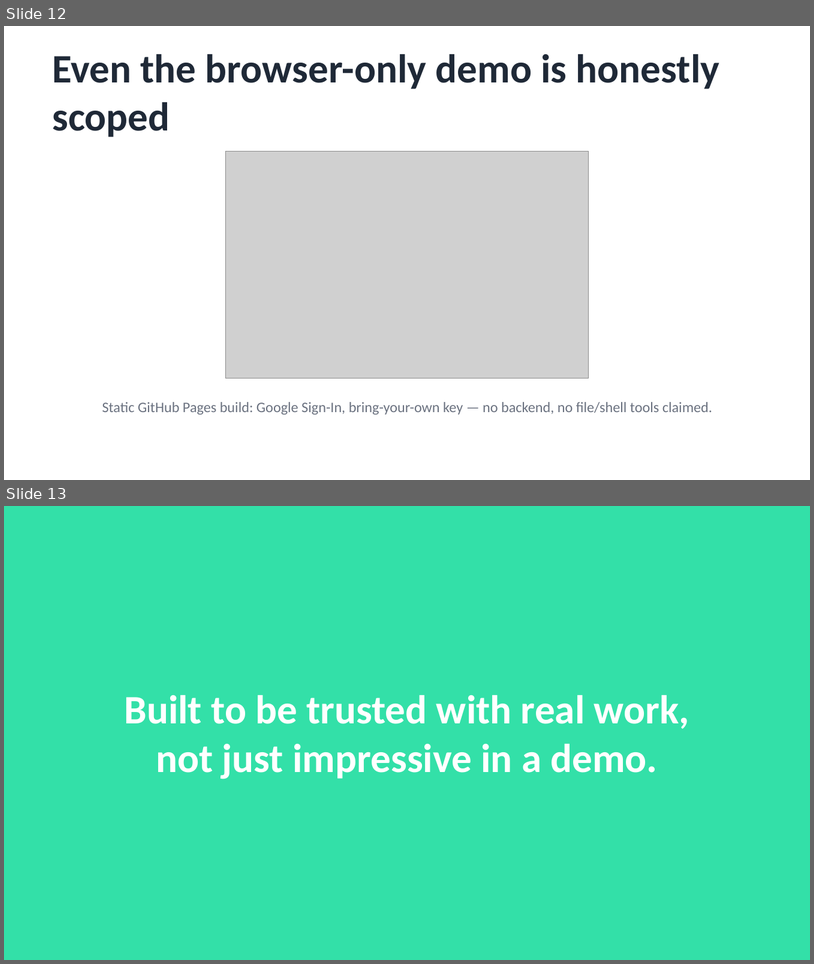
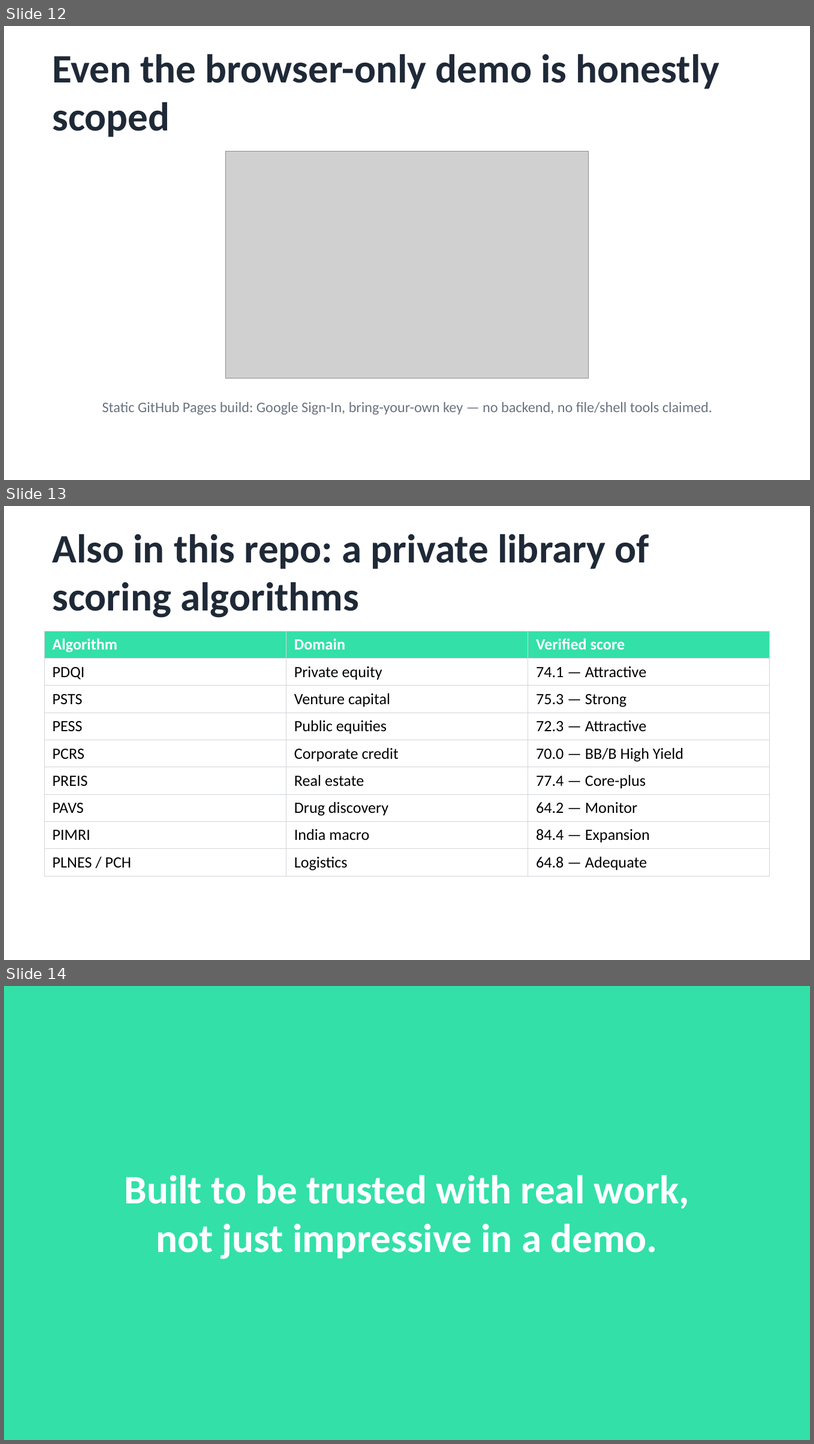
Before and after one commit to nishantsprabhakar/codingagent, a slide deck: docs/assets/Wrexlyn-Pitch-Deck.pptx. Shown one above the other, each under a label of ours: slides 12 and 13 before the commit, slides 12, 13 and 14 after it. The pictures are 814x964 and 814x1444 pixels, drawn with LibreOffice and Linux fonts; fonts in the diff are those of the drawing; grey boxes stand for pictures. Boxes give left, top, right and bottom in pixels: in the first picture for what was removed or moved away, otherwise in the second. Text is boxed around its words. In the diff, an @@ line names an element or a change of style, - is before the commit and + after.

```diff
--- a/docs/assets/Wrexlyn-Pitch-Deck.pptx
+++ b/docs/assets/Wrexlyn-Pitch-Deck.pptx
@@ slide 13 added at (4, 506, 810, 960), background #FFFFFF @@
@@ text added at (52, 534, 650, 618), 36 pt, text #1F2937, bold @@
+Also in this repo: a private library of scoring algorithms
@@ table added at (44, 631, 770, 873), 9 rows, 3 columns @@
+Algorithm | Domain | Verified score
+PDQI | Private equity | 74.1 — Attractive
+PSTS | Venture capital | 75.3 — Strong
+PESS | Public equities | 72.3 — Attractive
+PCRS | Corporate credit | 70.0 — BB/B High Yield
+PREIS | Real estate | 77.4 — Core-plus
+PAVS | Drug discovery | 64.2 — Monitor
+PIMRI | India macro | 84.4 — Expansion
+PLNES / PCH | Logistics | 64.8 — Adequate
@@ what was slide 13 is now slide 14 @@
```
Also in this commit, not shown: 2 other files.
